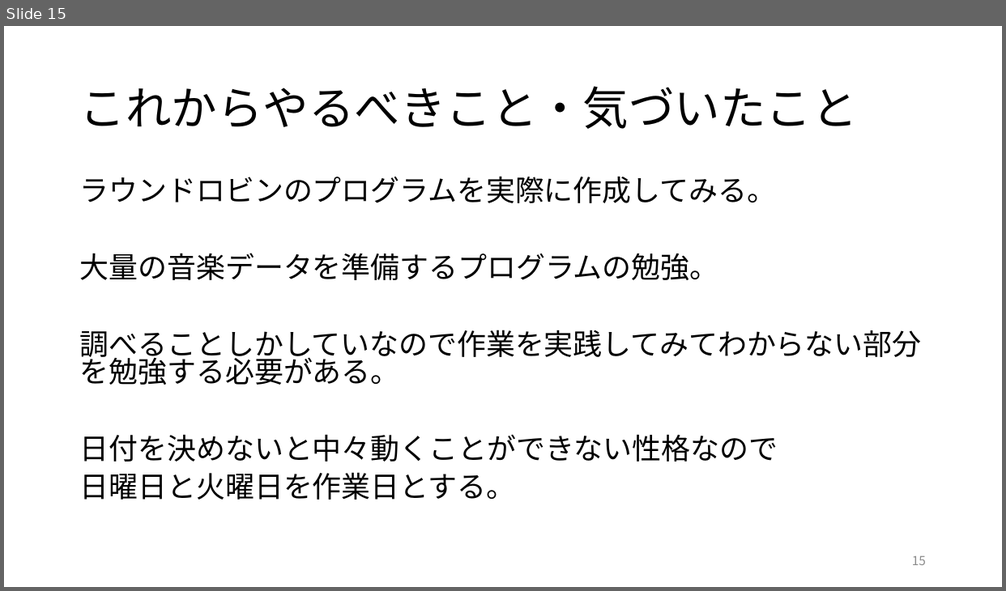
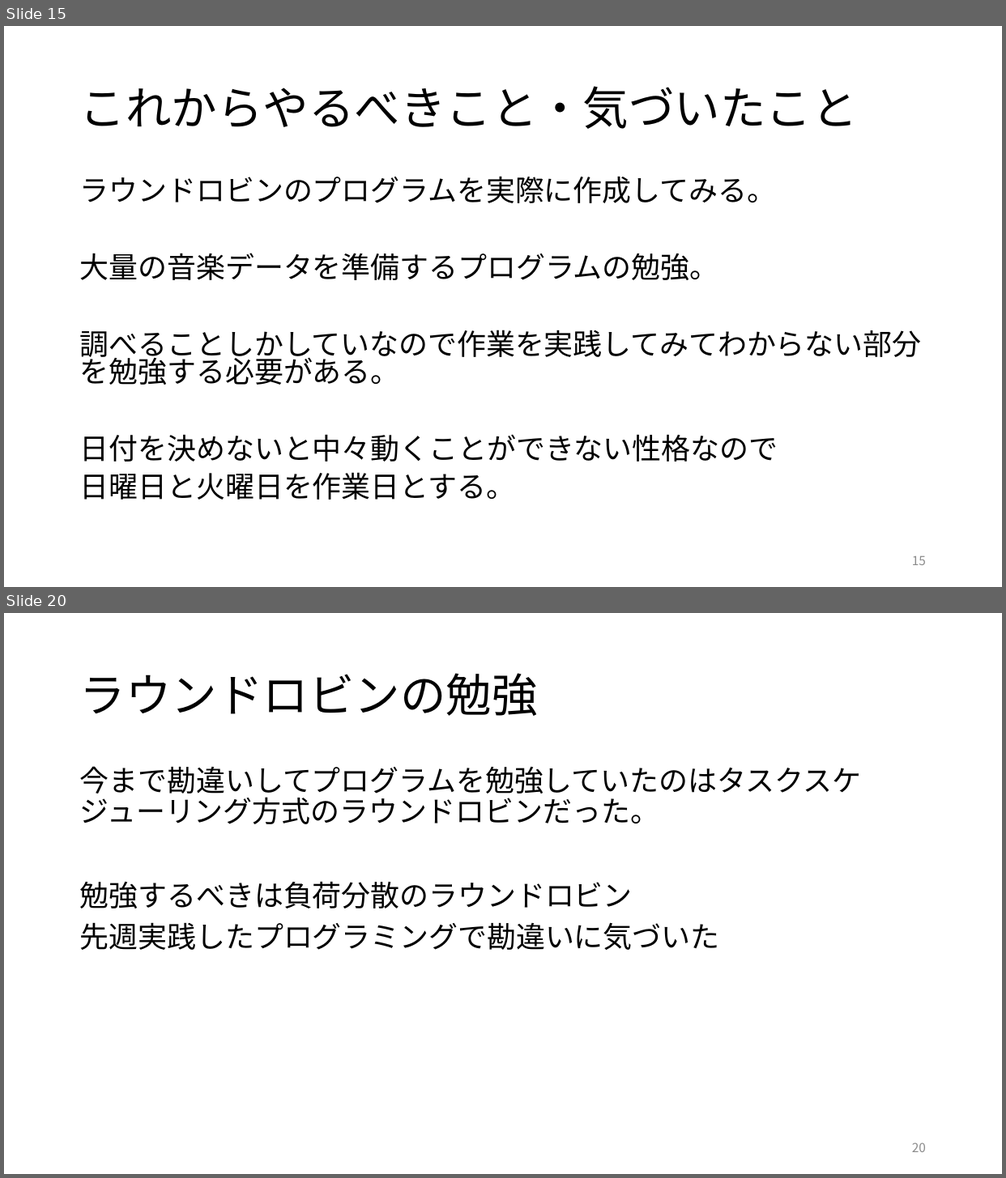
Before and after one commit to kait-takanolab/1821144-yoshii-thesis, a slide deck: 1821144_yoshii_sotsuken.pptx. Shown one above the other, each under a label of ours: slide 15 before the commit, slides 15 and 20 after it; the slides between them are not shown. The pictures are 1006x591 and 1006x1178 pixels, drawn with LibreOffice and Linux fonts; fonts in the diff are those of the drawing. Boxes give left, top, right and bottom in pixels: in the first picture for what was removed or moved away, otherwise in the second. Text is boxed around its words. In the diff, an @@ line names an element or a change of style, - is before the commit and + after.

```diff
--- a/1821144_yoshii_sotsuken.pptx
+++ b/1821144_yoshii_sotsuken.pptx
@@ slide 20 added at [4, 613, 1002, 1174], background #FFFFFF @@
@@ title added at [80, 673, 538, 716], 44 pt, text #000000 @@
+ラウンドロビンの勉強
@@ text added at [80, 766, 862, 950], 28 pt, text #000000 @@
+今まで勘違いしてプログラムを勉強していたのはタスクスケジューリング方式のラウンドロビンだった。
+勉強するべきは負荷分散のラウンドロビン
+先週実践したプログラミングで勘違いに気づいた
@@ page number added at [912, 1143, 926, 1152], 12 pt, text #8C8C8C @@
+20
```
Also in this commit, not shown: 5 other slides added.
